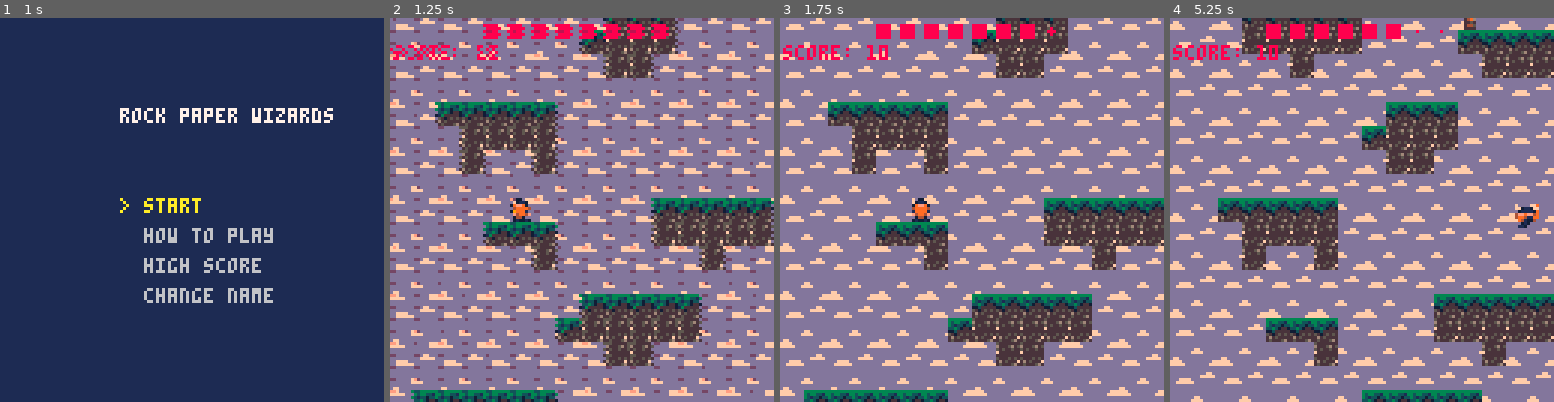
Above: before the commit, frames 1-4 (left to right).
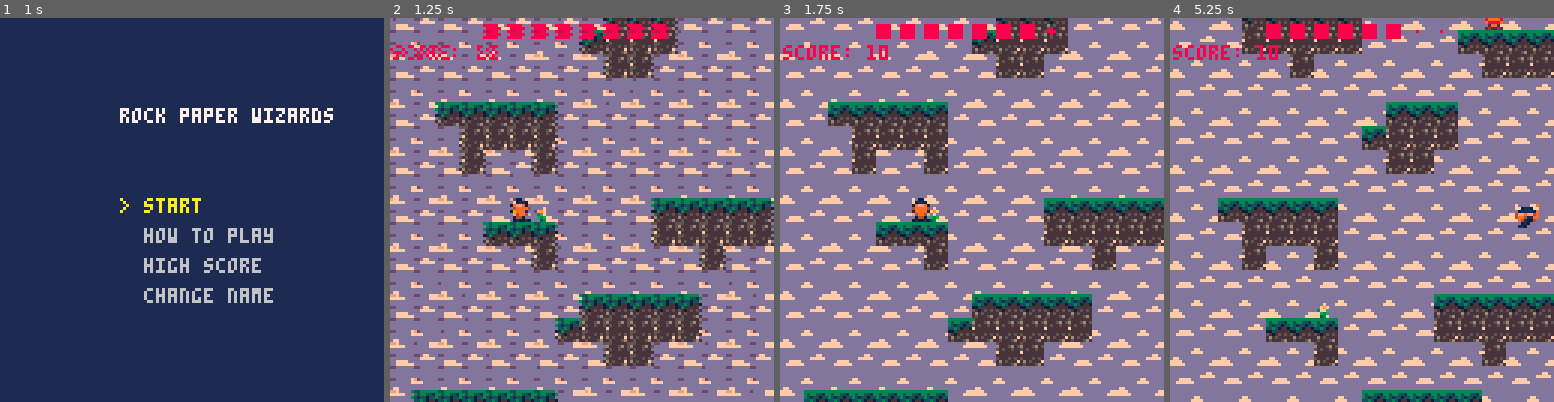
Above: after the commit, the same moments.

Repository: Zetneki/Rock-Paper-Vikings
Game: PICO-8 cartridge testgame.p8
Same seed, same stepped clock (60 frames per second), same inputs: the game is played once before the commit and once after it.
Inputs:
- Up to frame 1 (1 s): tap X (X key) at 0.33 s; tap O (Z key) at 0.7 s
- Up to frame 2 (1.25 s): tap X (X key) at 1.07 s
- Up to frame 3 (1.75 s): hold Right from 1.6 s (still down); tap O (Z key) at 1.7 s
- Up to frame 4 (5.25 s): tap X (X key) every 1.12 s from 1.85 to 5.2 s; release Right at 2.1 s; tap O (Z key) every 0.4 s from 2.1 to 4.9 s; hold Up 2.15-2.42 s; hold Right 2.47-3.03 s; hold Left 3.08-3.58 s; hold Down 3.63-3.97 s; hold Right 4.02-4.68 s; hold Up 4.73-5.03 s; hold Left from 5.08 s (still down)

Frame 1 is identical in both runs. In frame 2, less than 0.1% of the frame differs, in the area x 38-41%, y 49-54%; in frame 3, less than 0.1%; in frame 4, 0.3%, in the area x 38-87%, y 0-79%.

Commit message:
fixed decoration spawn and changed how to play description

Diff:
--- a/game.lua
+++ b/game.lua
@@ -79,7 +79,12 @@
 		cowboy = {73, 74, 89, 90}
 	}
 
-	decoration_sprites = {114, 116, 118}
+	decoration_sprites = {
+		viking = 114,
+		cowboy = 116,
+		knight = 114,
+		wizard = 118,
+	}
 
 	music(music_patterns[player.spr_set])
 
--- a/generate_chunk.lua
+++ b/generate_chunk.lua
@@ -114,11 +114,11 @@
 	if is_initial_spawn then
 		spawn_player(generated_platforms)
 		spawn_enemies_on_platforms(generated_platforms, 3)
-		spawn_decorations_on_platforms(generated_platforms, 3)
 	else
 		spawn_enemies_on_platforms(generated_platforms, 0)
-		spawn_decorations_on_platforms(generated_platforms, 0)
-	end
+	end
+
+	spawn_decorations_on_platforms(generated_platforms)
 end
 
 function draw_shape_wrapped(tx, world_ty, len, h, top_spr, fill_spr)
@@ -192,22 +192,24 @@
 	end
 end
 
-function spawn_decorations_on_platforms(platforms, skip_first_n)
-	skip_first_n = skip_first_n or 0
-
+function spawn_decorations_on_platforms(platforms)
 	for i, p in ipairs(platforms) do
-		if i > skip_first_n then
-
-			local deco_chance = 0.5
-			if p.len >= 2 and rnd(1) < deco_chance then
-
-				local deco_tx = p.tx + flr(rnd(p.len))
-				local deco_ty = p.ty - 1
-
-				local spr_id = decoration_sprites[1 + flr(rnd(#decoration_sprites))]
-
-				mset(deco_tx, world_to_map_row(deco_ty), spr_id)
-			end
-		end
-	end
-end
+
+		local deco_chance = 0.5
+		if p.len >= 2 and rnd(1) < deco_chance then
+
+			local deco_tx = p.tx + flr(rnd(p.len))
+			local map_row = world_to_map_row(p.ty)
+
+			local found = false
+
+			for check_row = map_row, map_row + 3 do
+				if fget(mget(deco_tx, check_row), 0) then
+					mset(deco_tx, check_row - 1, decoration_sprites[player.spr_set])
+					found = true
+					break
+				end
+			end
+		end
+	end
+end
--- a/menu.lua
+++ b/menu.lua
@@ -63,7 +63,9 @@
 
   print("controls:", 4, y, 9) y+=lh
   print("arrows: move", 4, y, 7) y+=lh
+  print("2x tap up: jump", 4, y, 7) y+=lh
   print("2x tap l/r: dash", 4, y, 7) y+=lh
+  print("dash gives invulnerability", 4, y, 2) y+=lh
   print("2x tap down: slam", 4, y, 7) y+=lh
   print("wall-jump near walls", 4, y, 7) y+=lh+3
 
--- a/testgame.p8
+++ b/testgame.p8
@@ -85,14 +85,14 @@
 000000000000000002070000000000000b22a0000000000000ffef00000000000000000000000000000000000000000000000000000000000000000000000000
 000000000000000000a2a00000000000000220000000000000f44e00000000000000000000000000000000000000000000000000000000000000000000000000
 000000000000000000b2000000000000000ba0000000000000ffff00000000000000000000000000000000000000000000000000000000000000000000000000
-00000000000ff0000055005000000000000000000000000000000000000000000000000000000000000000000000000000000000000000000000000000000000
-00f11f0000f33f005033ff0000f11f0000f11f000000000000000000000000000000000000000000000000000000000000000000000000000000000000000000
-0f1331f0011ff11000f113f50f1333130f1331f00000000000000000000000000000000000000000000000000000000000000000000000000000000000000000
-03ffff30033ff3300f13333ff3333ff103ffff300000000000000000000000000000000000000000000000000000000000000000000000000000000000000000
-133ff33101333310f11f1ff1f31133f1133ff3310000000000000000000000000000000000000000000000000000000000000000000000000000000000000000
-3111111303111130333311f301ff1310311111130000000000000000000000000000000000000000000000000000000000000000000000000000000000000000
-0f3333f000f33f0003f31133001f1f000f3333f00000000000000000000000000000000000000000000000000000000000000000000000000000000000000000
-f1f00f1f0f1ff1f0f1f3031f0000f110f1f00f1f0000000000000000000000000000000000000000000000000000000000000000000000000000000000000000
+00000000000000000000000000000000000000000000000000000000000000000000000000000000000000000000000000000000000000000000000011000011
+00000000000000000000000000000000000000000000000000000000000000000000000000000000000000000000000000000000000000000000000033110113
+00000000000000000000000000000000000000000000000000000000000000000000000000000000000000000000000000000000000000000000000000311330
+00000000000000000000000000000000000000000000000000000000000000000000000000000000000000000000000000000000000000000000000000031100
+00000000000000000000000000000000000000000000000000000000000000000000000000000000000000000000000000000000000000000000000000130110
+00000000000000000000000000000000000000000000000000000000000000000000000000000000000000000000000000000000000000000000000001300310
+00000000000000000000000000000000000000000000000000000000000000000000000000000000000000000000000000000000000000000000000013000031
+00000000000000000000000000000000000000000000000000000000000000000000000000000000000000000000000000000000000000000000000013000003
 00f11f00000ff0000000000000000000000000000000000000000000000000000000000000000000000000000000000000000000000000000000000000000000
 0f1111f000f11f000000000000000000000000000000000000000000000000000000000000000000000000000000000000000000000000000000000000000000
 ffffffff0f3553f00000000000000000000000000000000000000000000000000000000000000000000000000000000000000000000000000000000000000000
@@ -109,6 +109,14 @@
 51111115051111500000000000000000000000000000000000000000000000000000000000000000000000000000000000000000000000000000000000000000
 0f1ff1f000f11f000000000000000000000000000000000000000000000000000000000000000000000000000000000000000000000000000000000000000000
 f1f00f1f0f1ff1f00000000000000000000000000000000000000000000000000000000000000000000000000000000000000000000000000000000000000000
+000000000000000000000000000000000000000000000000000000000000000000000000000000000000000000000000000ff000005500500000000000000000
+000000000000000000000000000000000000000000000000000000000000000000000000000000000000000000f11f0000f33f005033ff0000f11f0000000000
+00000000000000000000000000000000000000000000000000000000000000000000000000000000000000000f1331f0011ff11000f113f50f13331300f11f00
+000000000000000000000000000000000000000000000000000000000000000000000000000000000000000003ffff30033ff3300f13333ff3333ff10f1331f0
+0000000000000000000000000000000000000000000000000000000000000000000000000000000000000000133ff33101333310f11f1ff1f31133f103ffff30
+00000000000000000000000000000000000000000000000000000000000000000000000000000000000000003111111303111130333311f301ff1310133ff331
+00000000000000000000000000000000000000000000000000000000000000000000000000000000000000000f3333f000f33f0003f31133001f1f0031111113
+0000000000000000000000000000000000000000000000000000000000000000000000000000000000000000f1f00f1f0f1ff1f0f1f3031f0000f110f1f00f1f
 __gff__
 0000000000000000000000000000000000000000000000000000000000000000000000000000000000000000000000000000000000000000000000000000000000010101010101000000000000000000000000000000000000000000000000000000000000000000000000000000000000000000000000000000000000000000
 0000000000000000000000000000000000000000000000000000000000000000000000000000000000000000000000000000000000000000000000000000000000000000000000000000000000000000000000000000000000000000000000000000000000000000000000000000000000000000000000000000000000000000
--- a/timer.lua
+++ b/timer.lua
@@ -19,6 +19,7 @@
 		music(music_patterns[player.spr_set])
 
 		retile_floor(wall_sprites[old_char], wall_sprites[player.spr_set])
+		retile_decoration(decoration_sprites[old_char], decoration_sprites[player.spr_set])
 	end
 end
 
@@ -38,7 +39,21 @@
 			end
 		end
 	end
+end
 
+function retile_decoration(old_spr, new_spr)
+	local tx_min_clear = flr(map_start/8)
+	local tx_max_clear = flr(map_end/8)
+
+	for ty = world_generated_up_to, 64 do
+		local map_row = world_to_map_row(ty)
+		for tx = tx_min_clear, tx_max_clear do
+			local s = mget(tx, map_row)
+			if s == old_spr then
+				mset(tx, map_row, new_spr)
+			end
+		end
+	end
 end
 
 function draw_background()
